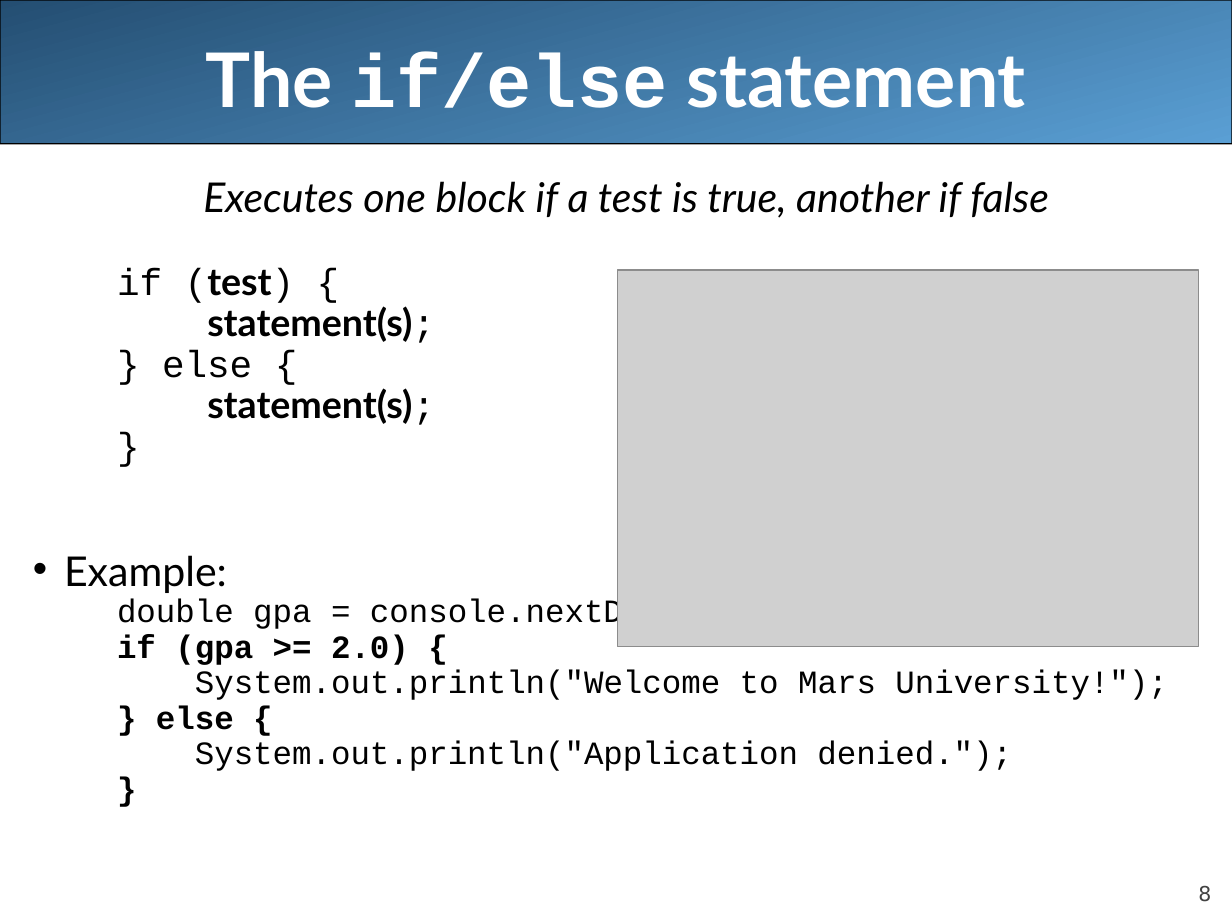
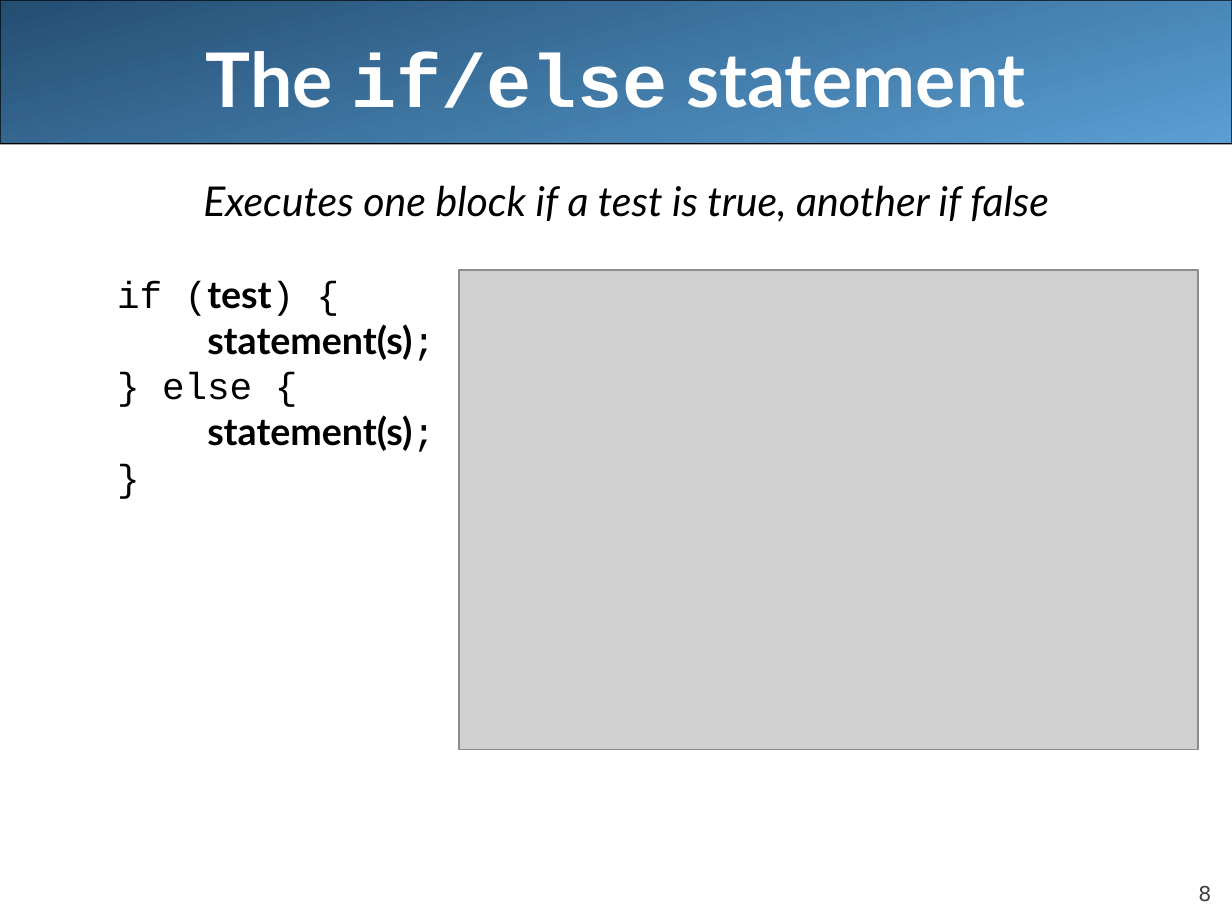
Before and after one commit to LongBaoNguyen/longbaonguyen.github.io, a slide deck: slide 8 of courses/apcsa/lecture8.ppt. Drawn at 1232x924 pixels with LibreOffice and Linux fonts; fonts in the diff are those of the drawing; grey boxes stand for pictures. Boxes give left, top, right and bottom in pixels: in the first picture for what was removed or moved away, otherwise in the second. Text is boxed around its words. In the diff, an @@ line names an element or a change of style, - is before the commit and + after.

```diff
--- a/courses/apcsa/lecture8.ppt
+++ b/courses/apcsa/lecture8.ppt
@@ text "Executes one block if a ..." at bbox=[117, 185, 1048, 452]: line spacing 0.8 to 0.9; line spacing 0.7 to 0.8 @@
@@ picture: place and size @@
-picture at bbox=[617, 270, 1199, 647]
+picture at bbox=[460, 270, 1199, 749]
@@ text at bbox=[64, 555, 1167, 771]: paragraphs removed @@
-• Example:
-  double gpa = console.nextDouble();
-  if (gpa >= 2.0) {
-  System.out.println("Welcome to Mars University!");
-  } else {
-  System.out.println("Application denied.");
-  }
```
Also in this commit, not shown: 2 other slides changed, 4 slides added, 2 other files.
